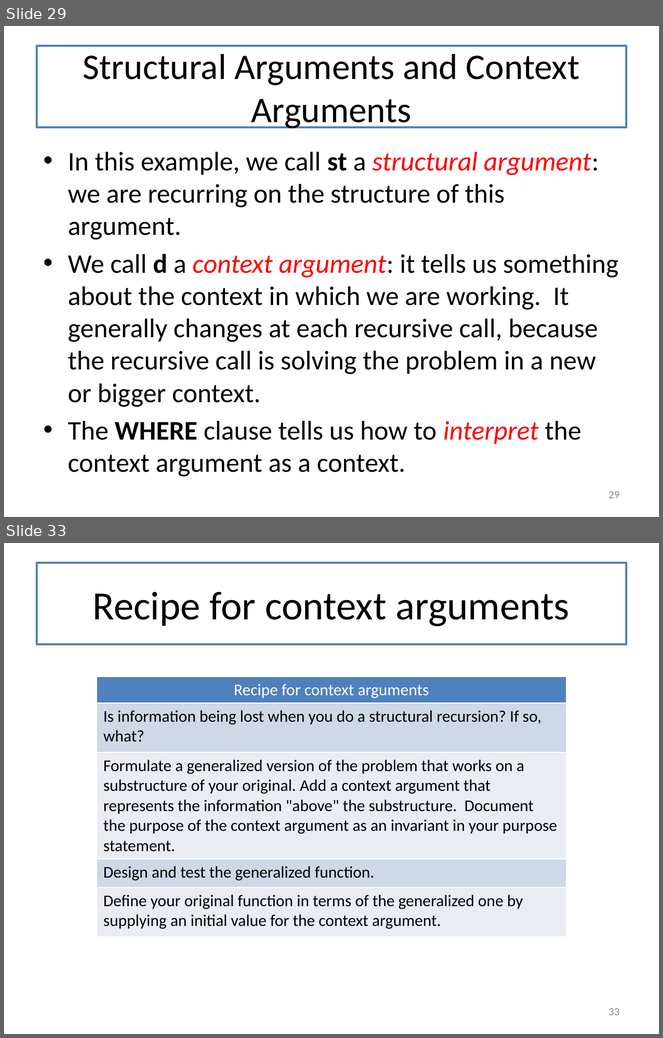
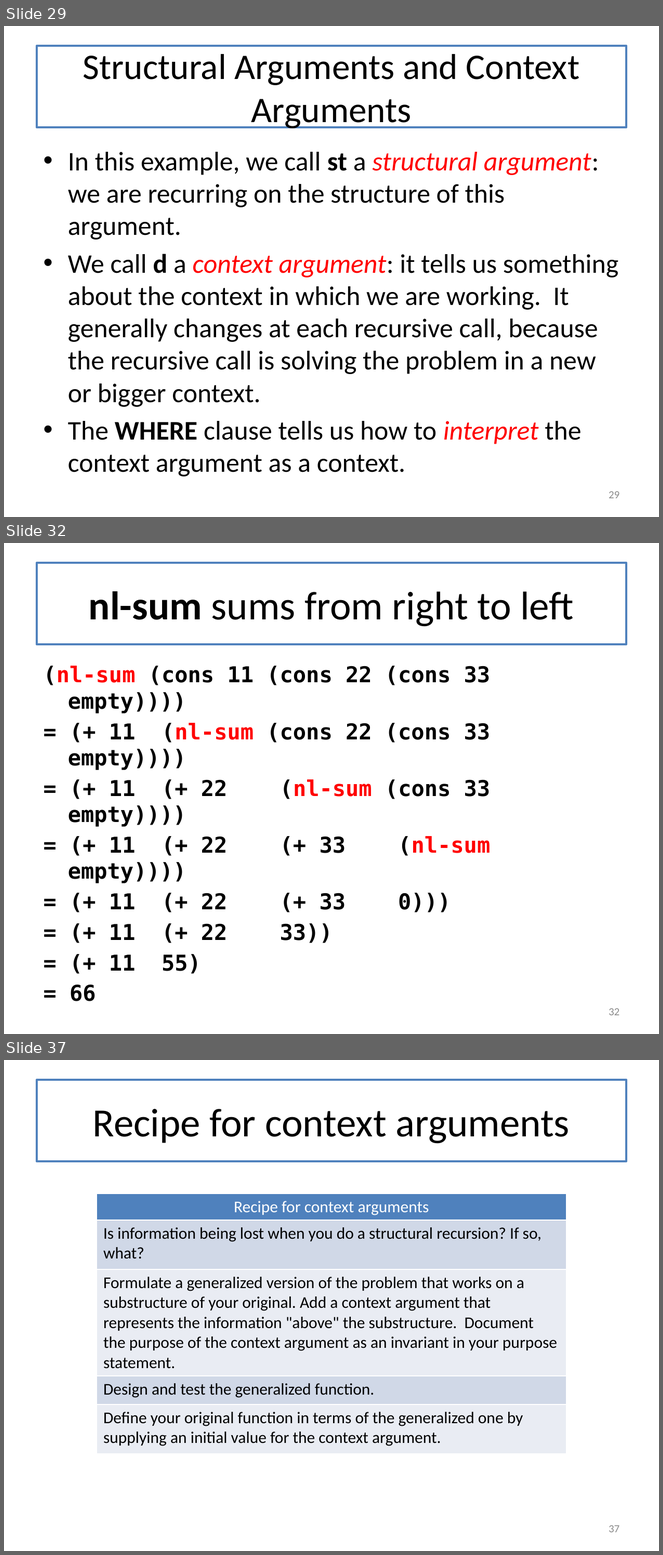
Before and after one commit to mwand/cs5010f17, a slide deck: Slides/Lesson 7.1-7.3 Invariants Combined.pptx. Shown one above the other, each under a label of ours: slides 29 and 33 before the commit, slides 29, 32 and 37 after it; the slides between them are not shown. The pictures are 663x1038 and 663x1555 pixels, drawn with LibreOffice and Linux fonts; fonts in the diff are those of the drawing. Boxes give left, top, right and bottom in pixels: in the first picture for what was removed or moved away, otherwise in the second. Text is boxed around its words. In the diff, an @@ line names an element or a change of style, - is before the commit and + after.

```diff
--- a/Slides/Lesson 7.1-7.3 Invariants Combined.pptx
+++ b/Slides/Lesson 7.1-7.3 Invariants Combined.pptx
@@ slide 32 added at (x1=4, y1=543, x2=659, y2=1034), background #FFFFFF @@
@@ title added at (x1=37, y1=563, x2=626, y2=644), fill #FFFFFF, outline #4F81BD 2.25 pt, 44 pt, text #000000 @@
+nl-sum sums from right to left
@@ text added at (x1=44, y1=666, x2=491, y2=974), 24 pt, text #000000, bold @@
+(nl-sum (cons 11 (cons 22 (cons 33 empty))))
+= (+ 11 (nl-sum (cons 22 (cons 33 empty))))
+= (+ 11 (+ 22 (nl-sum (cons 33 empty))))
+= (+ 11 (+ 22 (+ 33 (nl-sum empty))))
+= (+ 11 (+ 22 (+ 33 0)))
+= (+ 11 (+ 22 33))
+= (+ 11 55)
+= 66
@@ page number added at (x1=609, y1=1008, x2=620, y2=1016), 12 pt, text #8C8C8C @@
+32
@@ what was slide 33 is now slide 37 @@
@@ page number at (x1=609, y1=1525, x2=620, y2=1533): text changed @@
-33
+37
```
Also in this commit, not shown: 1 slide changed, 5 other slides added, 2 slides removed, 3 other files.
